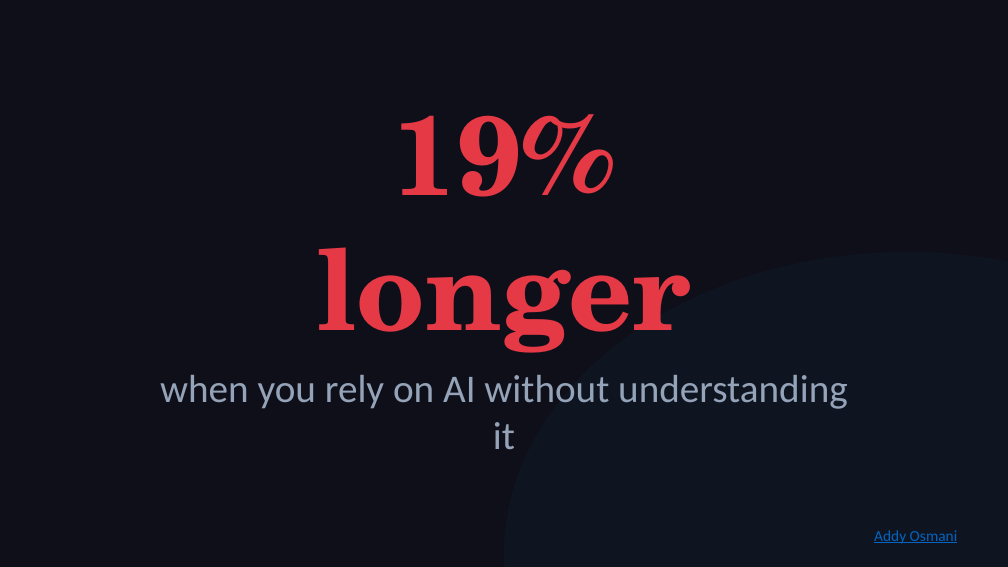
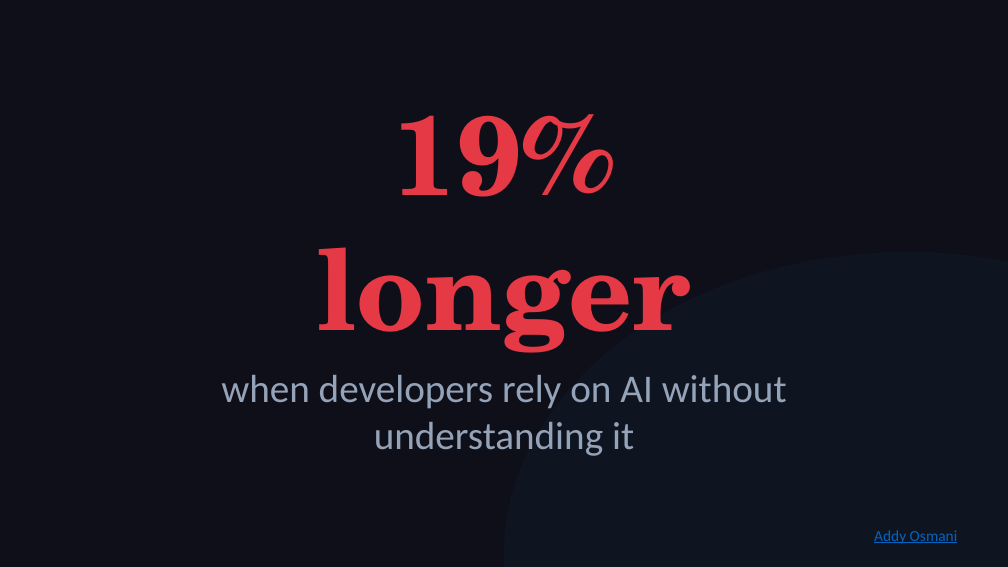
Before and after one commit to michaelengland/ai-best-practices, a slide deck: slide 5 of decks/ai-academy-pitch/ai-academy-pitch.pptx. Drawn at 1008x567 pixels with LibreOffice and Linux fonts; fonts in the diff are those of the drawing. Boxes give left, top, right and bottom in pixels: in the first picture for what was removed or moved away, otherwise in the second. Text is boxed around its words. In the diff, an @@ line names an element or a change of style, - is before the commit and + after.

```diff
--- a/decks/ai-academy-pitch/ai-academy-pitch.pptx
+++ b/decks/ai-academy-pitch/ai-academy-pitch.pptx
@@ text at bbox=[221, 375, 787, 456]: text changed @@
-when you rely on AI without understanding it
+when developers rely on AI without understanding it
```
Also in this commit, not shown: 1 other slide changed, 6 other files.
